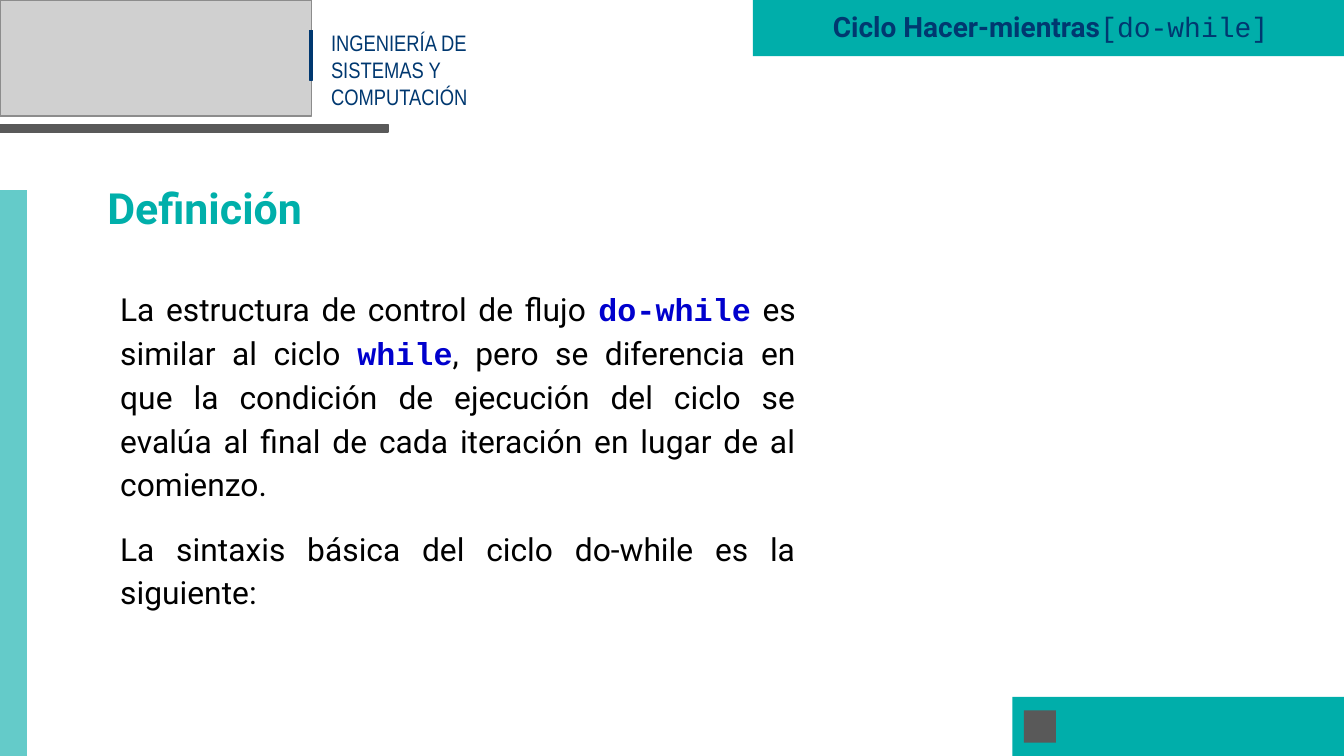
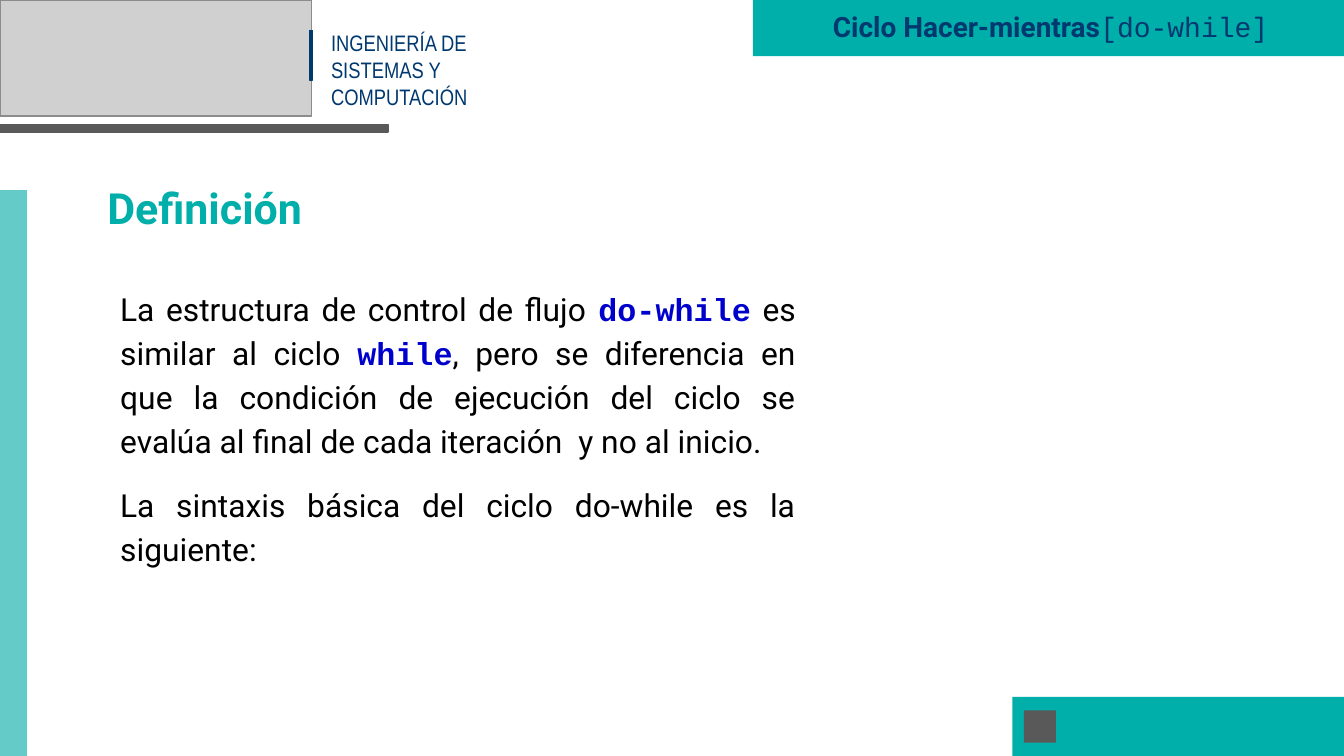
Before and after one commit to BioAITeamLearning/prog1-2023-02-ucaldas, a slide deck: slide 2 of content/resources/clase-7/Clase_7_parte3.pptx. Drawn at 1344x756 pixels with LibreOffice and Linux fonts; fonts in the diff are those of the drawing; grey boxes stand for pictures. Boxes give left, top, right and bottom in pixels: in the first picture for what was removed or moved away, otherwise in the second. Text is boxed around its words. In the diff, an @@ line names an element or a change of style, - is before the commit and + after.

```diff
--- a/content/resources/clase-7/Clase_7_parte3.pptx
+++ b/content/resources/clase-7/Clase_7_parte3.pptx
@@ text at bbox=[120, 297, 796, 460]: text changed @@
-La estructura de control de flujo do-while es similar al ciclo while, pero se diferencia en que la condición de ejecución del ciclo se evalúa al final de cada iteración en lugar de al comienzo.
+La estructura de control de flujo do-while es similar al ciclo while, pero se diferencia en que la condición de ejecución del ciclo se evalúa al final de cada iteración y no al inicio.
```
Also in this commit, not shown: 2 other files.
